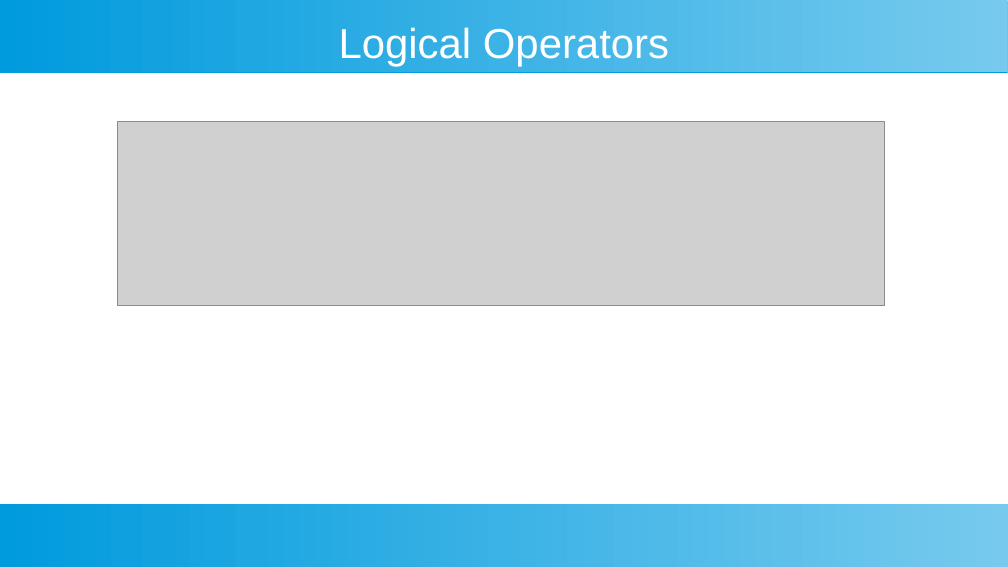
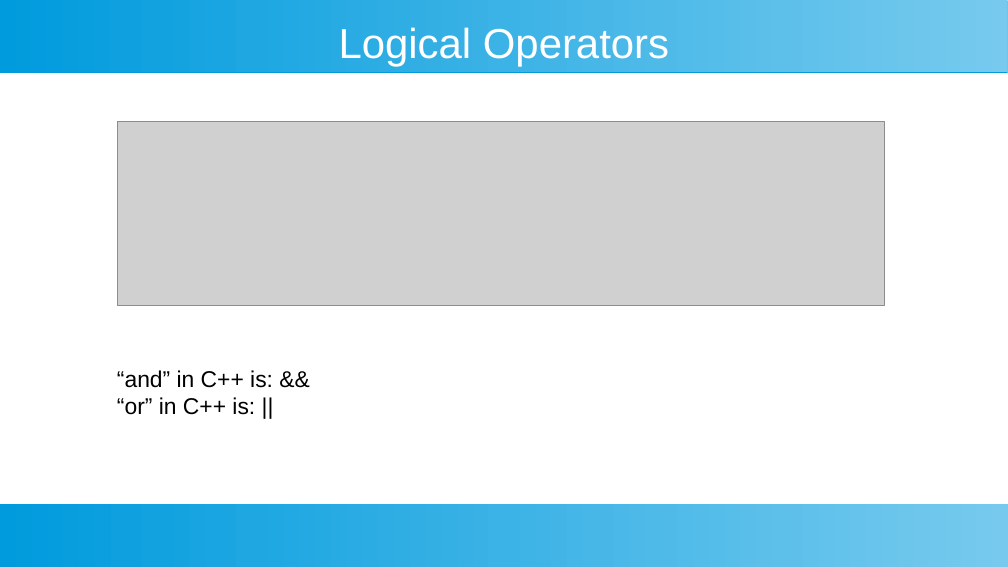
Before and after one commit to ashishjain1547/public_lessons_in_python, a slide deck: slide 9 of Ch 3 - Operators/Operators in Python.odp. Drawn at 1008x567 pixels with LibreOffice and Linux fonts; fonts in the diff are those of the drawing; grey boxes stand for pictures. Boxes give left, top, right and bottom in pixels: in the first picture for what was removed or moved away, otherwise in the second. Text is boxed around its words. In the diff, an @@ line names an element or a change of style, - is before the commit and + after.

```diff
--- a/Ch 3 - Operators/Operators in Python.odp
+++ b/Ch 3 - Operators/Operators in Python.odp
@@ text added at <box>117,370,273,415</box>, 18 pt, text #000000 @@
+“and” in C++ is: &&
+“or” in C++ is: ||
```
Also in this commit, not shown: 3 other slides changed, 4 other files.
